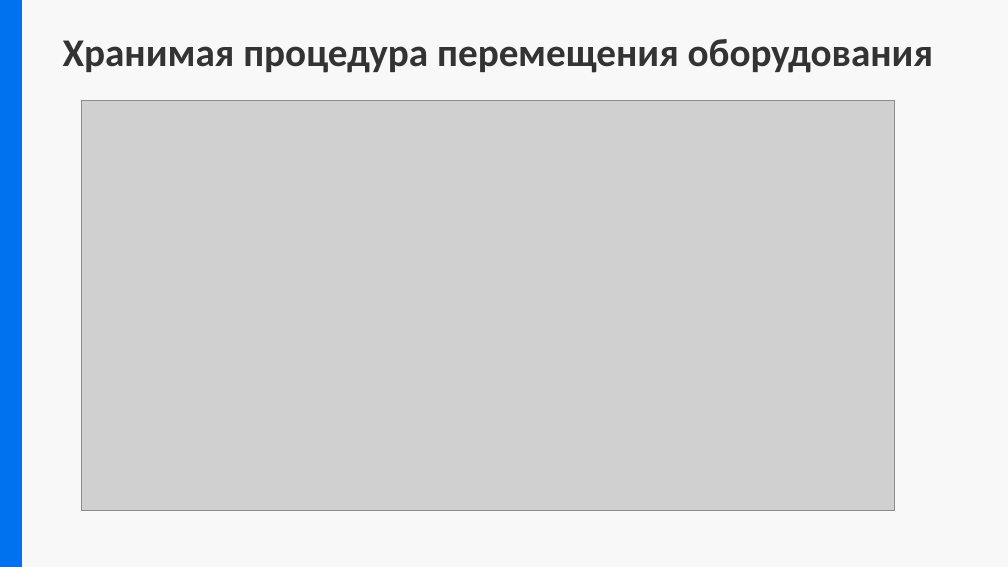
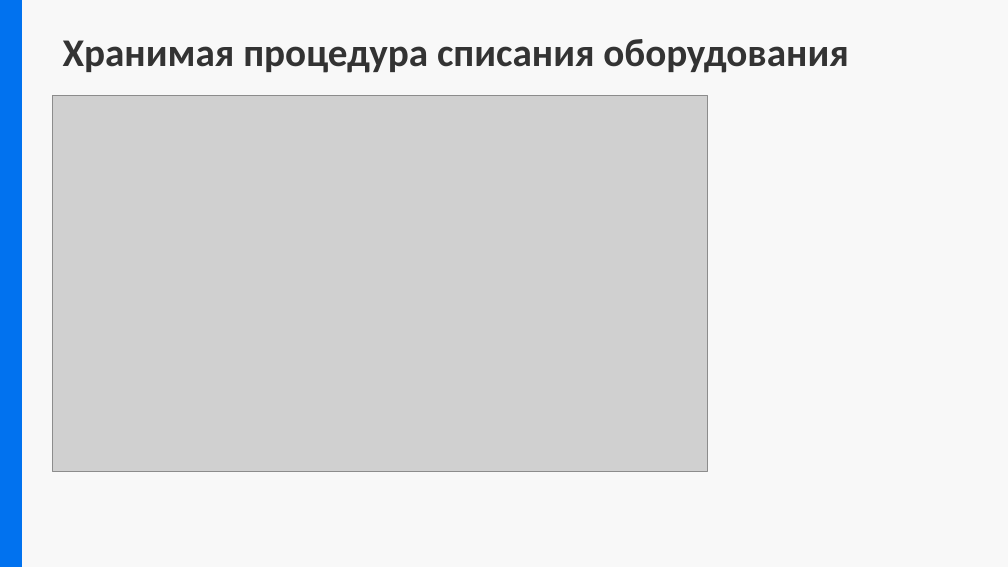
Before and after one commit to Comper123/MyCollege, a slide deck: slide 16 of docs/Предзащита.pptx (slide 15 before the commit). Drawn at 1008x567 pixels with LibreOffice and Linux fonts; fonts in the diff are those of the drawing; grey boxes stand for pictures. Boxes give left, top, right and bottom in pixels: in the first picture for what was removed or moved away, otherwise in the second. Text is boxed around its words. In the diff, an @@ line names an element or a change of style, - is before the commit and + after.

```diff
--- a/docs/Предзащита.pptx
+++ b/docs/Предзащита.pptx
@@ title at <box>63,39,848,73</box>: text changed @@
-Хранимая процедура перемещения оборудования
+Хранимая процедура списания оборудования
@@ picture: place and size @@
-picture at <box>82,101,894,511</box>
+picture at <box>52,96,708,472</box>
```
Also in this commit, not shown: 5 other slides changed, 2 slides added, 1 slide removed, 19 other files.
